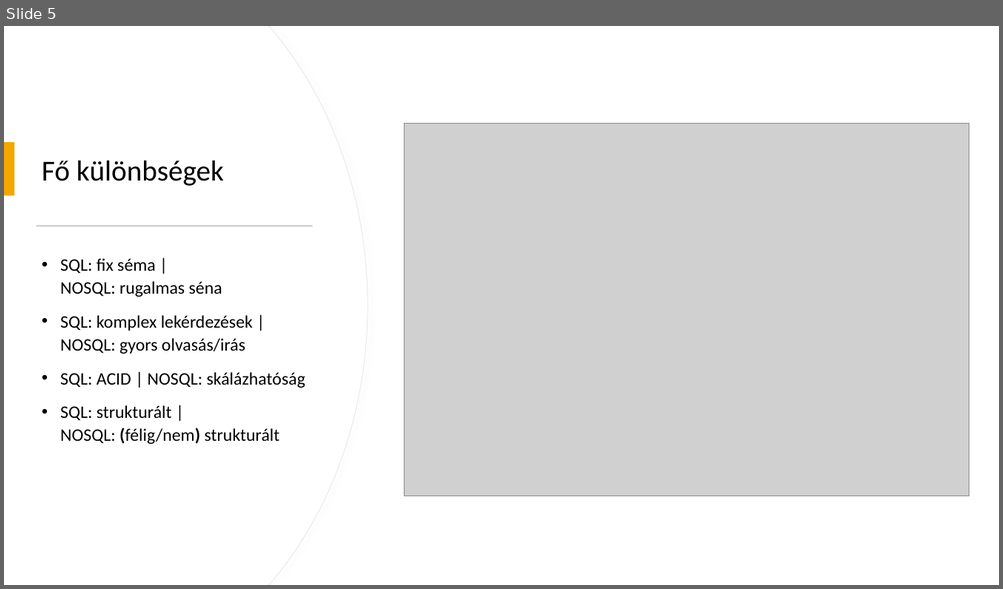
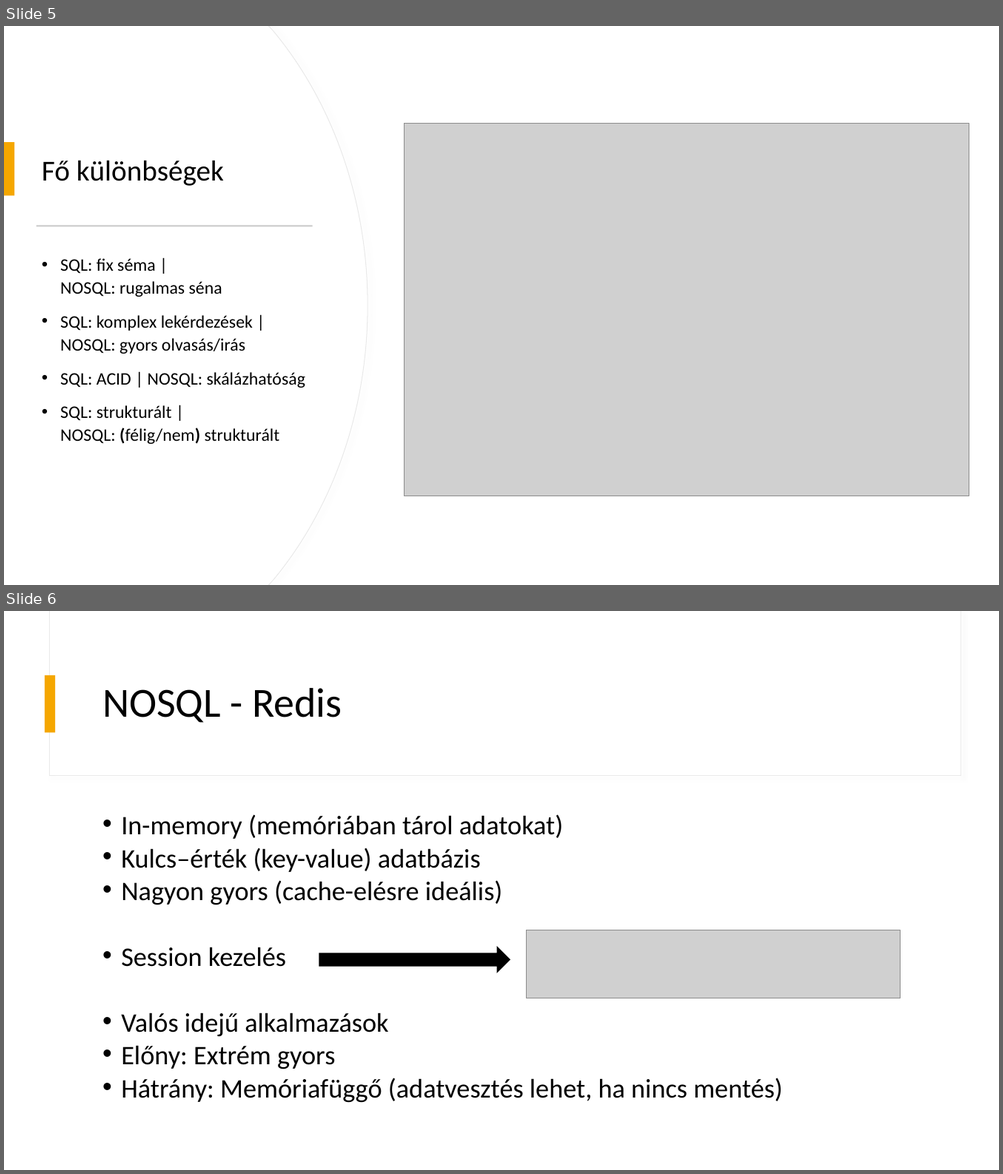
Before and after one commit to LukaPollo/NoSQL-Sql-ElasticSearch-IKT, a slide deck: presentation/IKT NoSql Sql Elastic Search.pptx. Shown one above the other, each under a label of ours: slide 5 before the commit, slides 5 and 6 after it. The pictures are 1003x589 and 1003x1174 pixels, drawn with LibreOffice and Linux fonts; fonts in the diff are those of the drawing; grey boxes stand for pictures. Boxes give left, top, right and bottom in pixels: in the first picture for what was removed or moved away, otherwise in the second. Text is boxed around its words. In the diff, an @@ line names an element or a change of style, - is before the commit and + after.

```diff
--- a/presentation/IKT NoSql Sql Elastic Search.pptx
+++ b/presentation/IKT NoSql Sql Elastic Search.pptx
@@ slide 6 added at [4, 611, 999, 1170], background #FFFFFF; not listed: 2 template elements that a slide beside it also shows @@
@@ rectangle added at [45, 675, 56, 732], fill #F5A700 @@
@@ title added at [102, 688, 341, 723], 40 pt, text #000000 @@
+NOSQL - Redis
@@ text added at [121, 815, 782, 1103], 25.9 pt, text #000000 @@
+• In-memory (memóriában tárol adatokat)
+• Kulcs–érték (key-value) adatbázis
+• Nagyon gyors (cache-elésre ideális)
+• Session kezelés
+• Valós idejű alkalmazások
+• Előny: Extrém gyors
+• Hátrány: Memóriafüggő (adatvesztés lehet, ha nincs mentés)
@@ picture added at [526, 931, 900, 999] @@
@@ right arrow added at [319, 948, 510, 972], fill #000000, outline #000000 1 pt @@
```
Also in this commit, not shown: 4 slides changed, 1 other slide added.
